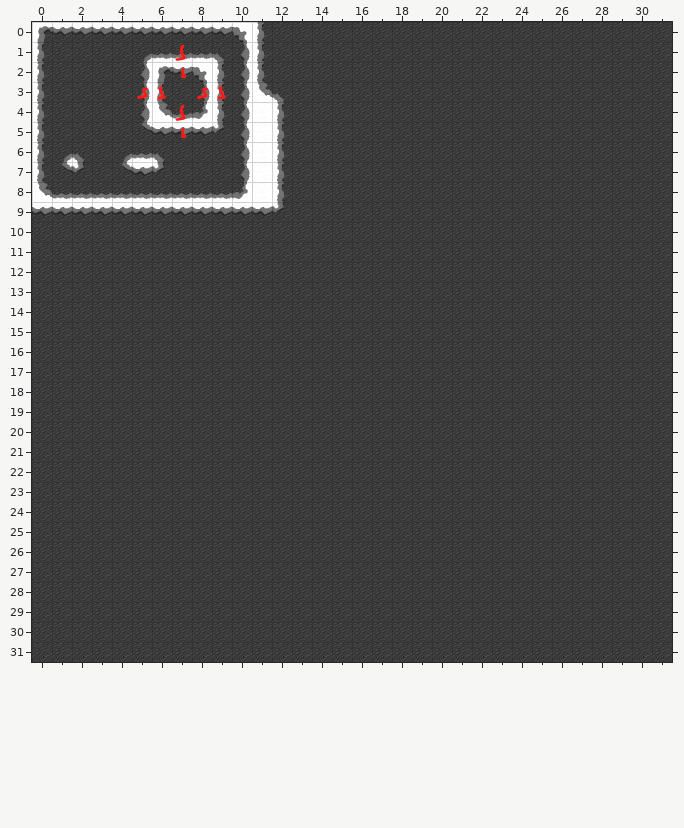
Level history. Tiled map: data/level2.tmx. That is the earlier state.
Cells are 64x64 px. Shown: x 0..31, y 0..31.
Now the later version:
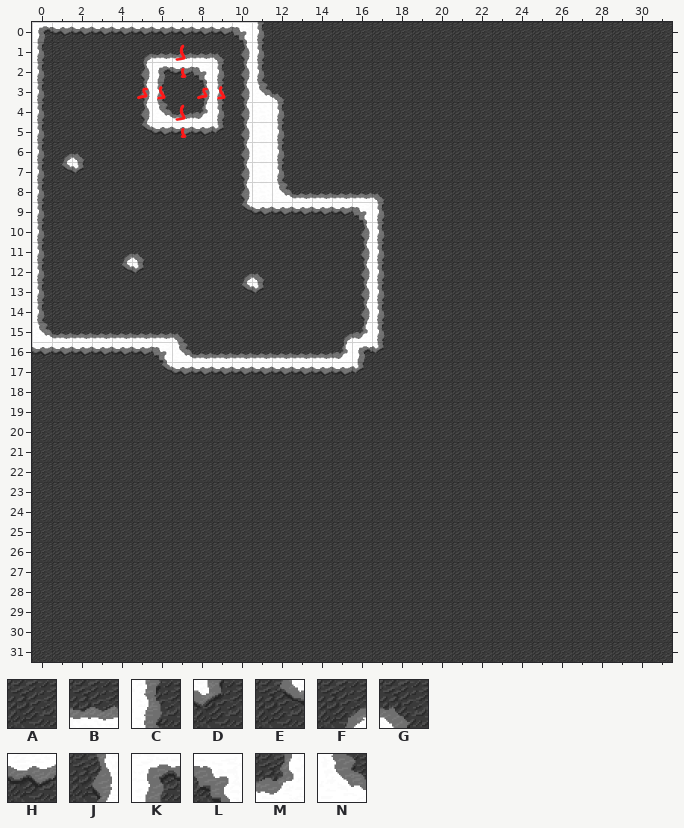
Key: from "terrain_sheet2": A 0, B 6, C 7, D 8, E 9, F 10, G 11, H 14, J 15, K 16, L 17, M 18, N 19.
_ is an empty cell.
The edit:
Layer "Tile Layer 1":
y 6: x 4..6 FBG -> AAA
y 7: x 4..6 EHD -> AAA
y 8: x 0..10 NBBBBBBBBBM -> CAAAAAAAAAJ; x 12..17 CAAAAA -> NBBBBG
y 9: x 0..10 HHHHHHHHHHH -> CAAAAAAAAAE; x 12..17 DAAAAA -> HHHHLC
y 10: x 0 A -> C; x 16..17 AA -> JC
y 11: x 0 A -> C; x 4..5 AA -> FG; x 16..17 AA -> JC
y 12: x 0 A -> C; x 4..5 AA -> ED; x 10..11 AA -> FG; x 16..17 AA -> JC
y 13: x 0 A -> C; x 10..11 AA -> ED; x 16..17 AA -> JC
y 14: x 0 A -> C; x 16..17 AA -> JC
y 15: x 0..7 AAAAAAAA -> NBBBBBBG; x 15..17 AAA -> FMC
y 16: x 0..17 AAAAAAAAAAAAAAAAAA -> HHHHHHLNBBBBBBBMKD
y 17: x 6..16 AAAAAAAAAAA -> EHHHHHHHHHD
